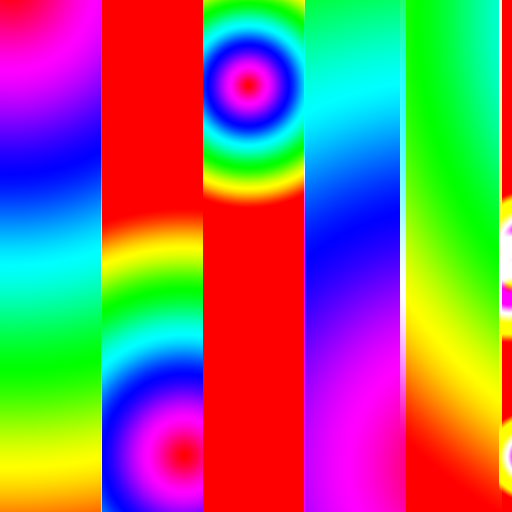
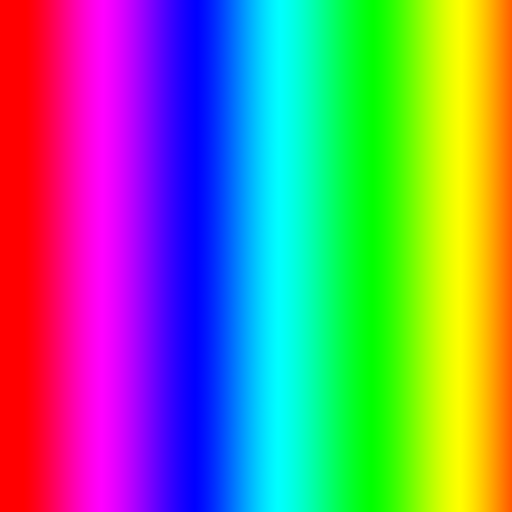
Before/after of a w=512, h=512 layered artwork. What changed in the layer stack:
added layer "Layer 1" above "Background" over [0, 0, 512, 512]
added layer "Background" over [0, 0, 512, 512]
